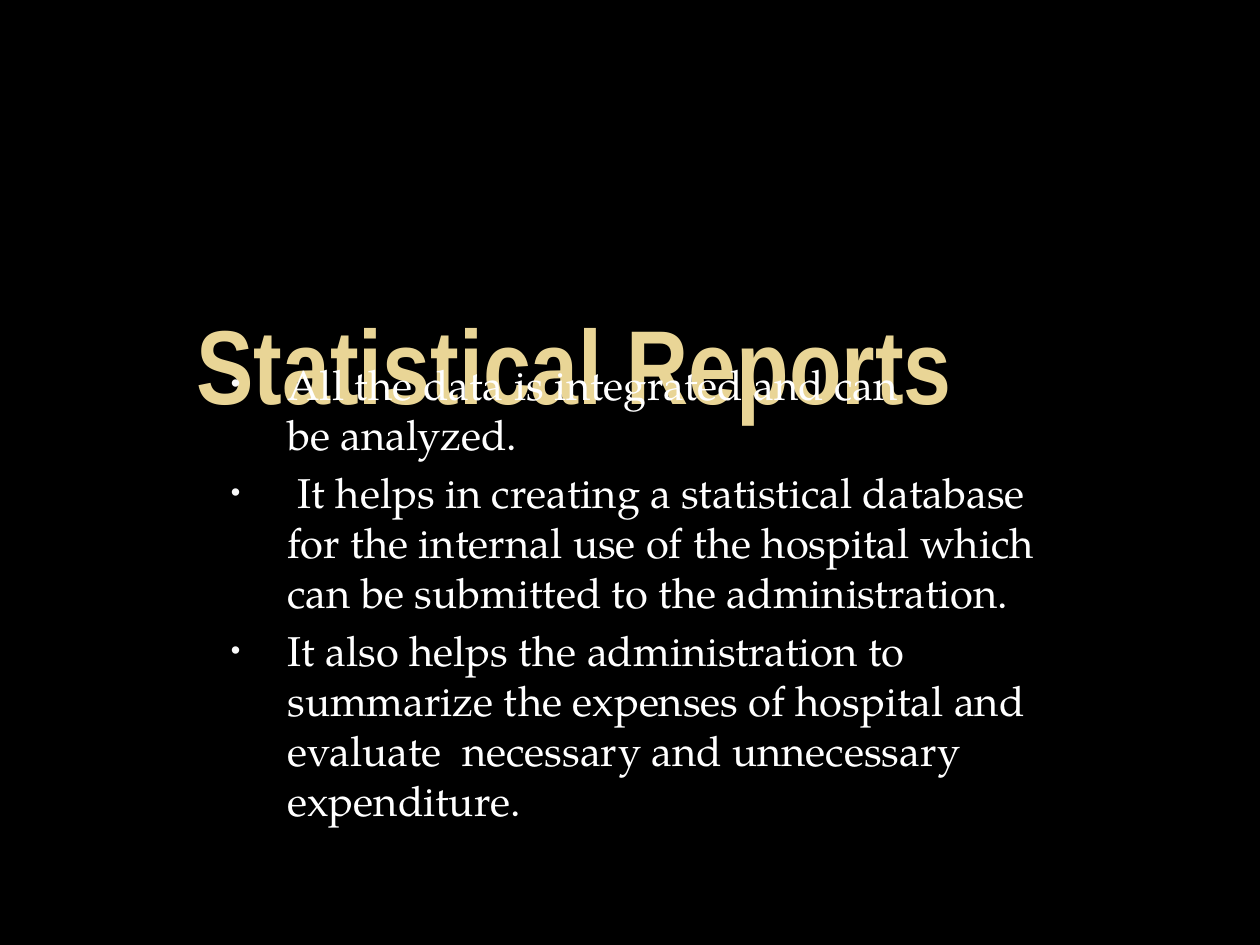
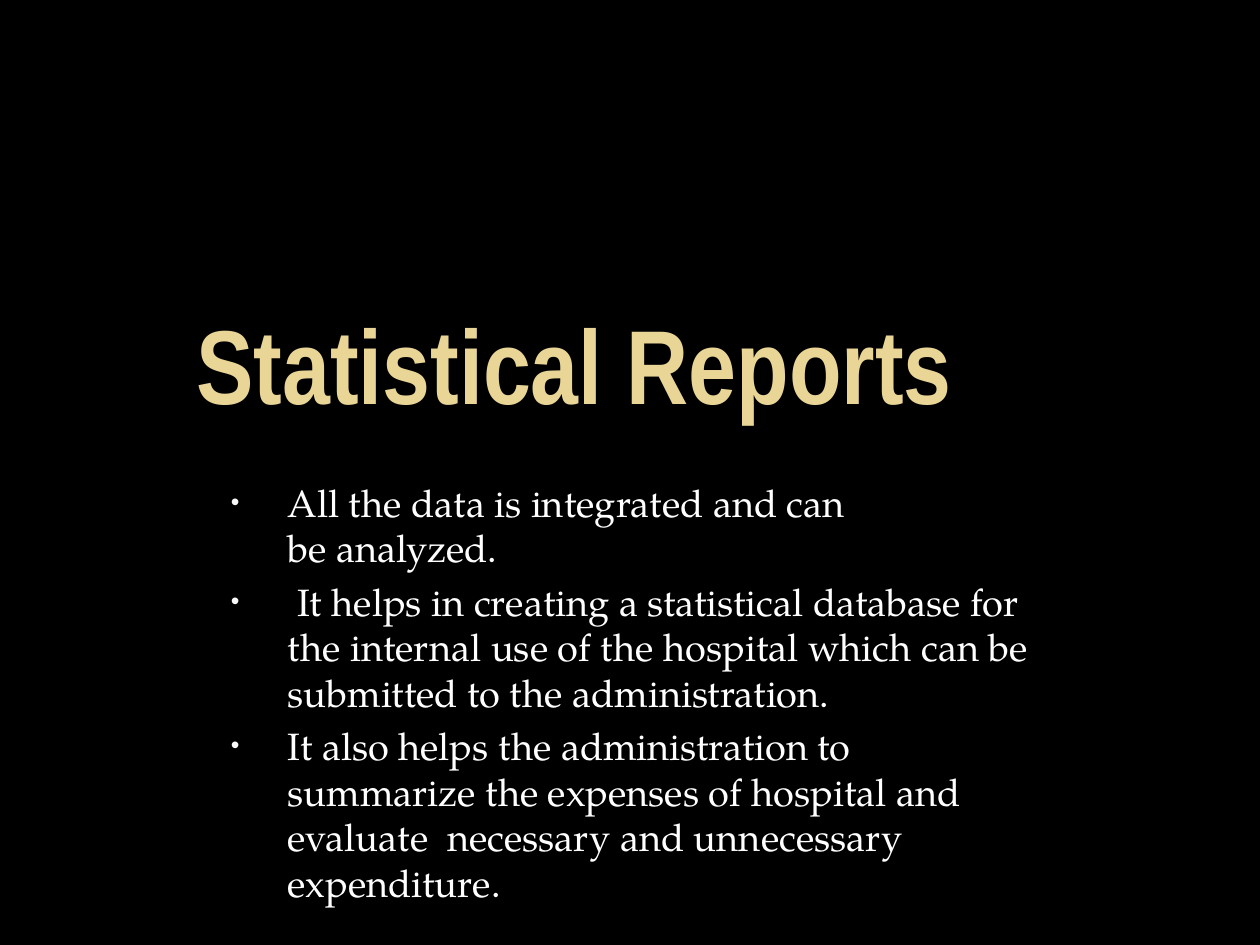
Before and after one commit to aakifaijaz13/sEngineer, a slide deck: slide 21 of hospital management system presentation.cf group.pptx. Drawn at 1260x945 pixels with LibreOffice and Linux fonts; fonts in the diff are those of the drawing; background and template pictures are left out. Boxes give left, top, right and bottom in pixels: in the first picture for what was removed or moved away, otherwise in the second. Text is boxed around its words. In the diff, an @@ line names an element or a change of style, - is before the commit and + after.

```diff
--- a/hospital management system presentation.cf group.pptx
+++ b/hospital management system presentation.cf group.pptx
@@ text "All the data is integrated ...": place and size @@
-text "All the data is integrated ..." at bbox=[288, 356, 1034, 778]
+text "All the data is integrated ..." at bbox=[288, 489, 1028, 862]
@@ text "All the data is integrated ..." at bbox=[288, 489, 1028, 862]: size 23.8 to 21.7 pt @@
```
Also in this commit, not shown: 2 other slides changed.
